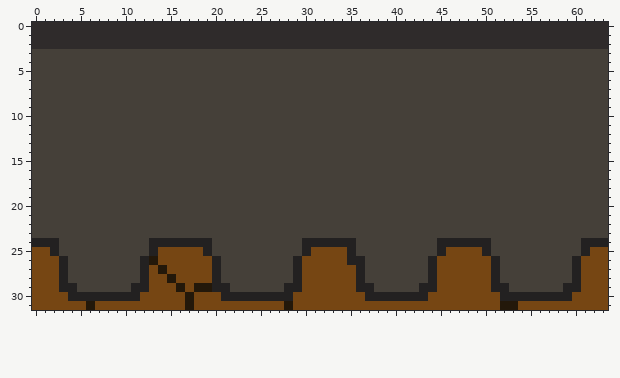
Edited in one commit: pixel-art sprite (sprites/wall.png). This is how it looked before the edit.
The file is 64x32 pixels.
And afterwards:
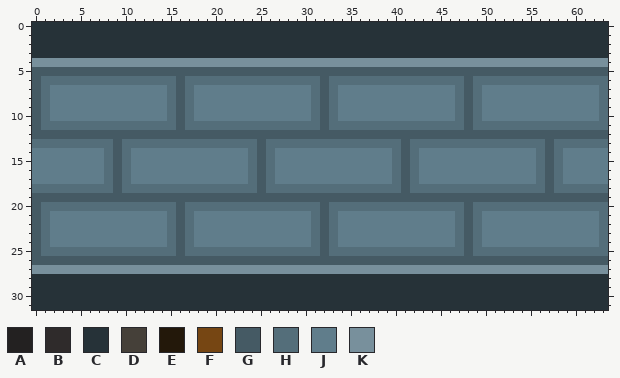
Palette (. is transparent): A #232121  B #2f2b2b  C #263238  D #454039  E #23180a  F #764613  G #455a64  H #546e7a  J #607d8b  K #78909c
Change:
@@ x 0..63 @@
- 0 BBBBBBBBBBBBBBBBBBBBBBBBBBBBBBBBBBBBBBBBBBBBBBBBBBBBBBBBBBBBBBBB
- 1 BBBBBBBBBBBBBBBBBBBBBBBBBBBBBBBBBBBBBBBBBBBBBBBBBBBBBBBBBBBBBBBB
- 2 BBBBBBBBBBBBBBBBBBBBBBBBBBBBBBBBBBBBBBBBBBBBBBBBBBBBBBBBBBBBBBBB
- 3 DDDDDDDDDDDDDDDDDDDDDDDDDDDDDDDDDDDDDDDDDDDDDDDDDDDDDDDDDDDDDDDD
- 4 DDDDDDDDDDDDDDDDDDDDDDDDDDDDDDDDDDDDDDDDDDDDDDDDDDDDDDDDDDDDDDDD
- 5 DDDDDDDDDDDDDDDDDDDDDDDDDDDDDDDDDDDDDDDDDDDDDDDDDDDDDDDDDDDDDDDD
- 6 DDDDDDDDDDDDDDDDDDDDDDDDDDDDDDDDDDDDDDDDDDDDDDDDDDDDDDDDDDDDDDDD
- 7 DDDDDDDDDDDDDDDDDDDDDDDDDDDDDDDDDDDDDDDDDDDDDDDDDDDDDDDDDDDDDDDD
- 8 DDDDDDDDDDDDDDDDDDDDDDDDDDDDDDDDDDDDDDDDDDDDDDDDDDDDDDDDDDDDDDDD
- 9 DDDDDDDDDDDDDDDDDDDDDDDDDDDDDDDDDDDDDDDDDDDDDDDDDDDDDDDDDDDDDDDD
-10 DDDDDDDDDDDDDDDDDDDDDDDDDDDDDDDDDDDDDDDDDDDDDDDDDDDDDDDDDDDDDDDD
-11 DDDDDDDDDDDDDDDDDDDDDDDDDDDDDDDDDDDDDDDDDDDDDDDDDDDDDDDDDDDDDDDD
-12 DDDDDDDDDDDDDDDDDDDDDDDDDDDDDDDDDDDDDDDDDDDDDDDDDDDDDDDDDDDDDDDD
-13 DDDDDDDDDDDDDDDDDDDDDDDDDDDDDDDDDDDDDDDDDDDDDDDDDDDDDDDDDDDDDDDD
-14 DDDDDDDDDDDDDDDDDDDDDDDDDDDDDDDDDDDDDDDDDDDDDDDDDDDDDDDDDDDDDDDD
-15 DDDDDDDDDDDDDDDDDDDDDDDDDDDDDDDDDDDDDDDDDDDDDDDDDDDDDDDDDDDDDDDD
-16 DDDDDDDDDDDDDDDDDDDDDDDDDDDDDDDDDDDDDDDDDDDDDDDDDDDDDDDDDDDDDDDD
-17 DDDDDDDDDDDDDDDDDDDDDDDDDDDDDDDDDDDDDDDDDDDDDDDDDDDDDDDDDDDDDDDD
-18 DDDDDDDDDDDDDDDDDDDDDDDDDDDDDDDDDDDDDDDDDDDDDDDDDDDDDDDDDDDDDDDD
-19 DDDDDDDDDDDDDDDDDDDDDDDDDDDDDDDDDDDDDDDDDDDDDDDDDDDDDDDDDDDDDDDD
-20 DDDDDDDDDDDDDDDDDDDDDDDDDDDDDDDDDDDDDDDDDDDDDDDDDDDDDDDDDDDDDDDD
-21 DDDDDDDDDDDDDDDDDDDDDDDDDDDDDDDDDDDDDDDDDDDDDDDDDDDDDDDDDDDDDDDD
-22 DDDDDDDDDDDDDDDDDDDDDDDDDDDDDDDDDDDDDDDDDDDDDDDDDDDDDDDDDDDDDDDD
-23 DDDDDDDDDDDDDDDDDDDDDDDDDDDDDDDDDDDDDDDDDDDDDDDDDDDDDDDDDDDDDDDD
-24 AAADDDDDDDDDDAAAAAAADDDDDDDDDDAAAAAADDDDDDDDDAAAAAADDDDDDDDDDAAA
-25 FFADDDDDDDDDDAFFFFFADDDDDDDDDDAFFFFADDDDDDDDDAFFFFADDDDDDDDDDAFF
-26 FFFADDDDDDDDAEFFFFFFADDDDDDDDAFFFFFAADDDDDDDAFFFFFFADDDDDDDDAFFF
-27 FFFADDDDDDDDAFEFFFFFADDDDDDDDAFFFFFFADDDDDDDAFFFFFFADDDDDDDDAFFF
-28 FFFADDDDDDDDAFFEFFFFADDDDDDDDAFFFFFFADDDDDDDAFFFFFFADDDDDDDDAFFF
-29 FFFAADDDDDDAAFFFEFEEAADDDDDDAAFFFFFFAADDDDDAAFFFFFFAADDDDDDAAFFF
-30 FFFFAAAAAAAAFFFFFEFFFAAAAAAAAFFFFFFFFAAAAAAAFFFFFFFFAAAAAAAAFFFF
-31 FFFFFFEFFFFFFFFFFEFFFFFFFFFFEFFFFFFFFFFFFFFFFFFFFFFFEEFFFFFFFFFF
+ 0 CCCCCCCCCCCCCCCCCCCCCCCCCCCCCCCCCCCCCCCCCCCCCCCCCCCCCCCCCCCCCCCC
+ 1 CCCCCCCCCCCCCCCCCCCCCCCCCCCCCCCCCCCCCCCCCCCCCCCCCCCCCCCCCCCCCCCC
+ 2 CCCCCCCCCCCCCCCCCCCCCCCCCCCCCCCCCCCCCCCCCCCCCCCCCCCCCCCCCCCCCCCC
+ 3 CCCCCCCCCCCCCCCCCCCCCCCCCCCCCCCCCCCCCCCCCCCCCCCCCCCCCCCCCCCCCCCC
+ 4 KKKKKKKKKKKKKKKKKKKKKKKKKKKKKKKKKKKKKKKKKKKKKKKKKKKKKKKKKKKKKKKK
+ 5 GGGGGGGGGGGGGGGGGGGGGGGGGGGGGGGGGGGGGGGGGGGGGGGGGGGGGGGGGGGGGGGG
+ 6 GHHHHHHHHHHHHHHHGHHHHHHHHHHHHHHHGHHHHHHHHHHHHHHHGHHHHHHHHHHHHHHH
+ 7 GHJJJJJJJJJJJJJHGHJJJJJJJJJJJJJHGHJJJJJJJJJJJJJHGHJJJJJJJJJJJJJH
+ 8 GHJJJJJJJJJJJJJHGHJJJJJJJJJJJJJHGHJJJJJJJJJJJJJHGHJJJJJJJJJJJJJH
+ 9 GHJJJJJJJJJJJJJHGHJJJJJJJJJJJJJHGHJJJJJJJJJJJJJHGHJJJJJJJJJJJJJH
+10 GHJJJJJJJJJJJJJHGHJJJJJJJJJJJJJHGHJJJJJJJJJJJJJHGHJJJJJJJJJJJJJH
+11 GHHHHHHHHHHHHHHHGHHHHHHHHHHHHHHHGHHHHHHHHHHHHHHHGHHHHHHHHHHHHHHH
+12 GGGGGGGGGGGGGGGGGGGGGGGGGGGGGGGGGGGGGGGGGGGGGGGGGGGGGGGGGGGGGGGG
+13 HHHHHHHHHGHHHHHHHHHHHHHHHGHHHHHHHHHHHHHHHGHHHHHHHHHHHHHHHGHHHHHH
+14 JJJJJJJJHGHJJJJJJJJJJJJJHGHJJJJJJJJJJJJJHGHJJJJJJJJJJJJJHGHJJJJJ
+15 JJJJJJJJHGHJJJJJJJJJJJJJHGHJJJJJJJJJJJJJHGHJJJJJJJJJJJJJHGHJJJJJ
+16 JJJJJJJJHGHJJJJJJJJJJJJJHGHJJJJJJJJJJJJJHGHJJJJJJJJJJJJJHGHJJJJJ
+17 JJJJJJJJHGHJJJJJJJJJJJJJHGHJJJJJJJJJJJJJHGHJJJJJJJJJJJJJHGHJJJJJ
+18 HHHHHHHHHGHHHHHHHHHHHHHHHGHHHHHHHHHHHHHHHGHHHHHHHHHHHHHHHGHHHHHH
+19 GGGGGGGGGGGGGGGGGGGGGGGGGGGGGGGGGGGGGGGGGGGGGGGGGGGGGGGGGGGGGGGG
+20 GHHHHHHHHHHHHHHHGHHHHHHHHHHHHHHHGHHHHHHHHHHHHHHHGHHHHHHHHHHHHHHH
+21 GHJJJJJJJJJJJJJHGHJJJJJJJJJJJJJHGHJJJJJJJJJJJJJHGHJJJJJJJJJJJJJH
+22 GHJJJJJJJJJJJJJHGHJJJJJJJJJJJJJHGHJJJJJJJJJJJJJHGHJJJJJJJJJJJJJH
+23 GHJJJJJJJJJJJJJHGHJJJJJJJJJJJJJHGHJJJJJJJJJJJJJHGHJJJJJJJJJJJJJH
+24 GHJJJJJJJJJJJJJHGHJJJJJJJJJJJJJHGHJJJJJJJJJJJJJHGHJJJJJJJJJJJJJH
+25 GHHHHHHHHHHHHHHHGHHHHHHHHHHHHHHHGHHHHHHHHHHHHHHHGHHHHHHHHHHHHHHH
+26 GGGGGGGGGGGGGGGGGGGGGGGGGGGGGGGGGGGGGGGGGGGGGGGGGGGGGGGGGGGGGGGG
+27 KKKKKKKKKKKKKKKKKKKKKKKKKKKKKKKKKKKKKKKKKKKKKKKKKKKKKKKKKKKKKKKK
+28 CCCCCCCCCCCCCCCCCCCCCCCCCCCCCCCCCCCCCCCCCCCCCCCCCCCCCCCCCCCCCCCC
+29 CCCCCCCCCCCCCCCCCCCCCCCCCCCCCCCCCCCCCCCCCCCCCCCCCCCCCCCCCCCCCCCC
+30 CCCCCCCCCCCCCCCCCCCCCCCCCCCCCCCCCCCCCCCCCCCCCCCCCCCCCCCCCCCCCCCC
+31 CCCCCCCCCCCCCCCCCCCCCCCCCCCCCCCCCCCCCCCCCCCCCCCCCCCCCCCCCCCCCCCC
Where, in picture pixels (left, top, right, bottom), the same in both pictures:
changed: (32, 22, 608, 310)
